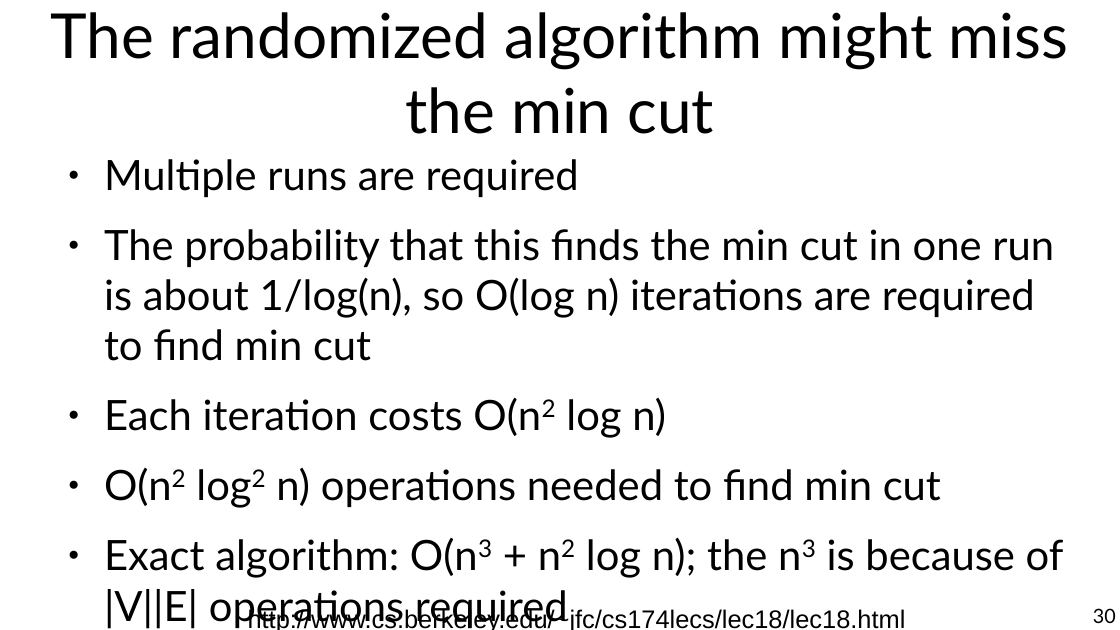
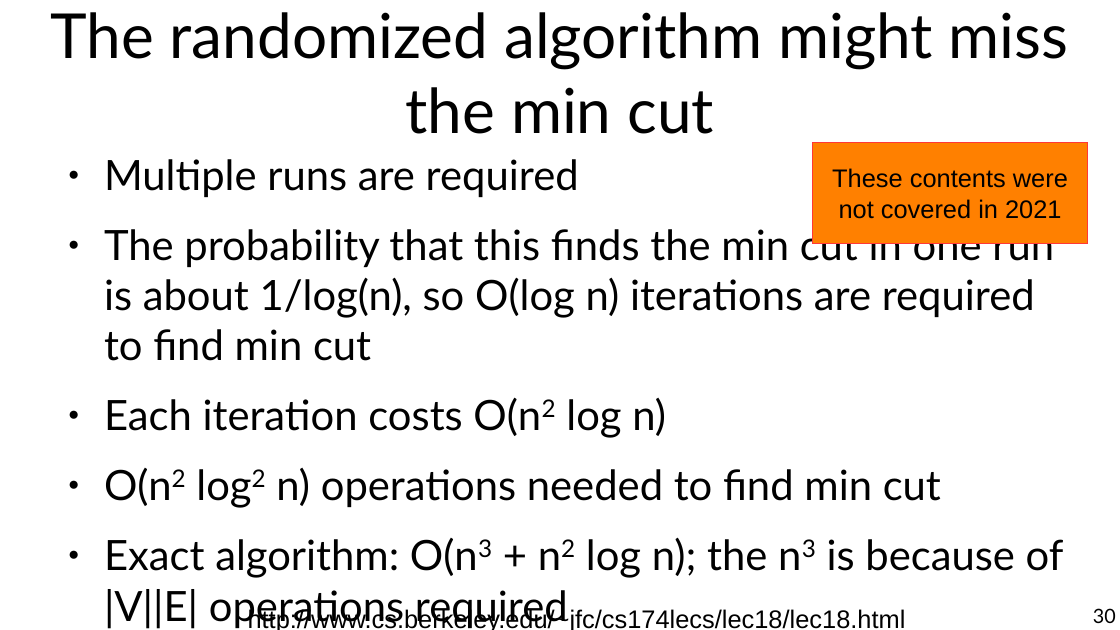
Before and after one commit to chatox/networks-science-course, a slide deck: slide 30 of theory/odp/tt20_network_flows.odp. Drawn at 1120x630 pixels with LibreOffice and Linux fonts; fonts in the diff are those of the drawing. Boxes give left, top, right and bottom in pixels: in the first picture for what was removed or moved away, otherwise in the second. Text is boxed around its words. In the diff, an @@ line names an element or a change of style, - is before the commit and + after.

```diff
--- a/theory/odp/tt20_network_flows.odp
+++ b/theory/odp/tt20_network_flows.odp
@@ rectangle added at [813,142,1087,244], fill #FF8000, outline #FF3838 0 pt, 18 pt, text #000000 @@
+These contents were
+not covered in 2021
```
Also in this commit, not shown: 16 other slides changed, 2 other files.
